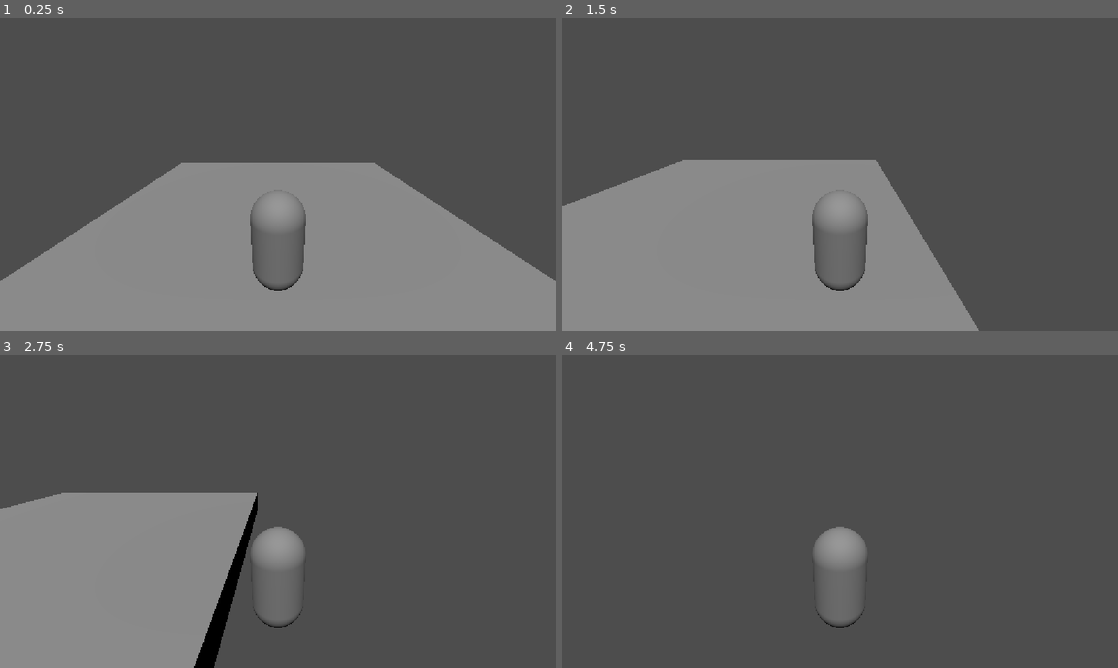
Above: before the commit, frames 1-4 (two rows, left to right).
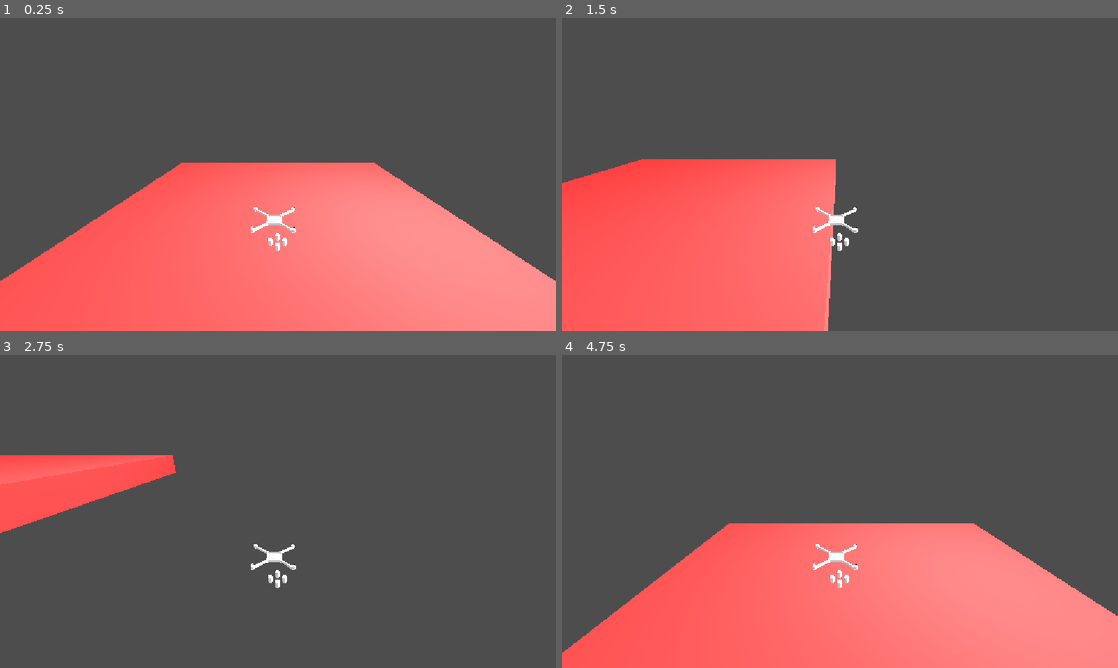
Above: after the commit, the same moments.

Repository: pcrav0/drone
Game: Godot game, scene res://main.tscn
Two runs of this game, one before a commit and one after it. Both use one fixed random seed, a clock stepped at 60 frames per second and the inputs below.
Inputs:
- Up to frame 1 (0.25 s): no input
- Up to frame 2 (1.5 s): hold D (direita) 0.53-1.28 s; hold Q (baixo) from 1.28 s (still down)
- Up to frame 3 (2.75 s): tap Enter at 2 s; release Q (baixo) at 2.03 s; hold D (direita) from 2.03 s (still down)
- Up to frame 4 (4.75 s): release D (direita) at 2.78 s; hold E (cima) 2.78-3.53 s; hold A (esquerda) from 3.53 s (still down)

The runs differ from the first frame. In frame 1, 41% of the frame differs, in the area x 0-100%, y 46-100%; in frame 2, 35%; in frame 3, 29%; in frame 4, 36%.

Commit message:
nova movimentacao de camera e modelo 3d

Diff:
--- /dev/null
+++ b/drone.tscn
@@ -0,0 +1,5 @@
+[gd_scene format=3 uid="uid://cjbqep0cs27bu"]
+
+[ext_resource type="PackedScene" uid="uid://w8wfedj81o1" path="res://drone.blend" id="1_uvgqj"]
+
+[node name="drone" unique_id=68972884 instance=ExtResource("1_uvgqj")]
--- a/main.tscn
+++ b/main.tscn
@@ -1,6 +1,9 @@
 [gd_scene format=3 uid="uid://qoaysumqgimj"]
 
 [ext_resource type="PackedScene" uid="uid://c3qrvdtrwck87" path="res://player.tscn" id="1_ig7tw"]
+
+[sub_resource type="StandardMaterial3D" id="StandardMaterial3D_ig7tw"]
+albedo_color = Color(1, 0, 0, 1)
 
 [node name="Main" type="Node3D" unique_id=116515841]
 
@@ -14,3 +17,4 @@
 [node name="Mapa" type="CSGBox3D" parent="." unique_id=1510328712]
 use_collision = true
 size = Vector3(12, 1, 12)
+material = SubResource("StandardMaterial3D_ig7tw")
--- a/player.gd
+++ b/player.gd
@@ -1,7 +1,26 @@
 extends CharacterBody3D
 
-const VELOCIDADE_HORIZONTAL = 5.0
-const VELOCIDADE_VOO = 1
+const VELOCIDADE_HORIZONTAL = 500.0
+const VELOCIDADE_VOO = 20.0
+const VELOCIDADE_VOO_MAX = 30.0
+const MOUSE_SENSIBILIDADE = 0.01
+
+func _enter_tree() -> void:
+	Input.set_mouse_mode(Input.MOUSE_MODE_HIDDEN)
+	Input.set_mouse_mode(Input.MOUSE_MODE_CAPTURED)
+
+func _leave_tree():
+	Input.set_mouse_mode(Input.MOUSE_MODE_VISIBLE)
+
+func _read():
+	set_process_input(true)
+
+func _input(event: InputEvent):
+	if not event is InputEventMouse:
+		return
+	rotate_y(-event.relative.x * MOUSE_SENSIBILIDADE)
+	$Cabeca.rotate_x(-event.relative.y * MOUSE_SENSIBILIDADE)
+	$Cabeca.rotation.x = clamp($Cabeca.rotation.x, -PI / 2, PI / 2)
 
 func _physics_process(delta: float) -> void:
 	if position.y <= -10: # caiu mto, volta pro comeco
@@ -9,21 +28,22 @@
 		position.y = 2
 		velocity = Vector3.ZERO
 
-	if not is_on_floor():
-		velocity += get_gravity() * delta * VELOCIDADE_VOO
-
 	var input_dir := Input.get_vector("esquerda", "direita", "frente", "tras")
 	var direction := (transform.basis * Vector3(input_dir.x, 0, input_dir.y)).normalized()
+
 	if direction:
-		velocity.x = direction.x * VELOCIDADE_HORIZONTAL
-		velocity.z = direction.z * VELOCIDADE_HORIZONTAL
+		velocity.x = direction.x * VELOCIDADE_HORIZONTAL * delta
+		velocity.z = direction.z * VELOCIDADE_HORIZONTAL * delta
 	else:
-		velocity.x = move_toward(velocity.x, 0, VELOCIDADE_HORIZONTAL)
-		velocity.z = move_toward(velocity.z, 0, VELOCIDADE_HORIZONTAL)
+		velocity.x = move_toward(velocity.x, 0, VELOCIDADE_HORIZONTAL) * delta
+		velocity.z = move_toward(velocity.z, 0, VELOCIDADE_HORIZONTAL) * delta
 
 	if Input.is_action_pressed("cima"):
-		velocity.y += VELOCIDADE_VOO
+		velocity.y += VELOCIDADE_VOO * delta
 	elif Input.is_action_pressed("baixo"):
-		velocity.y -= VELOCIDADE_VOO
+		velocity.y -= VELOCIDADE_VOO * delta
+
+	velocity.y += get_gravity().y * delta
+	velocity.y = clamp(velocity.y, -VELOCIDADE_VOO_MAX, VELOCIDADE_VOO_MAX)
 
 	move_and_slide()
--- a/player.tscn
+++ b/player.tscn
@@ -1,19 +1,19 @@
 [gd_scene format=3 uid="uid://c3qrvdtrwck87"]
 
 [ext_resource type="Script" uid="uid://d2kspyadfftor" path="res://player.gd" id="1_4flbx"]
-
-[sub_resource type="CapsuleMesh" id="CapsuleMesh_eiqrc"]
+[ext_resource type="PackedScene" uid="uid://bgonv64wdajlc" path="res://drone.glb" id="2_onrkg"]
 
 [sub_resource type="CapsuleShape3D" id="CapsuleShape3D_dgfsc"]
 
 [node name="Player" type="CharacterBody3D" unique_id=1917536553]
 script = ExtResource("1_4flbx")
 
-[node name="Corpo" type="MeshInstance3D" parent="." unique_id=1712158023]
-mesh = SubResource("CapsuleMesh_eiqrc")
+[node name="drone" parent="." unique_id=2067422827 instance=ExtResource("2_onrkg")]
 
 [node name="CollisionShape3D" type="CollisionShape3D" parent="." unique_id=1220111063]
 shape = SubResource("CapsuleShape3D_dgfsc")
 
-[node name="Camera3D" type="Camera3D" parent="." unique_id=1979452329]
+[node name="Cabeca" type="Node3D" parent="." unique_id=1058032853]
+
+[node name="Camera3D" type="Camera3D" parent="Cabeca" unique_id=1979452329]
 transform = Transform3D(1, -1.4950174e-08, -2.636117e-09, 1.4950173e-08, 0.9396927, 0.34202015, -2.6361209e-09, -0.34202015, 0.9396927, -8.940697e-08, 2.5, 3.2)
Not shown, added: drone.blend.import
Binary file added: drone.glb
Not shown, added: drone.glb.import
Not shown, changed: p.png.import
Not shown, added: drone.blend
